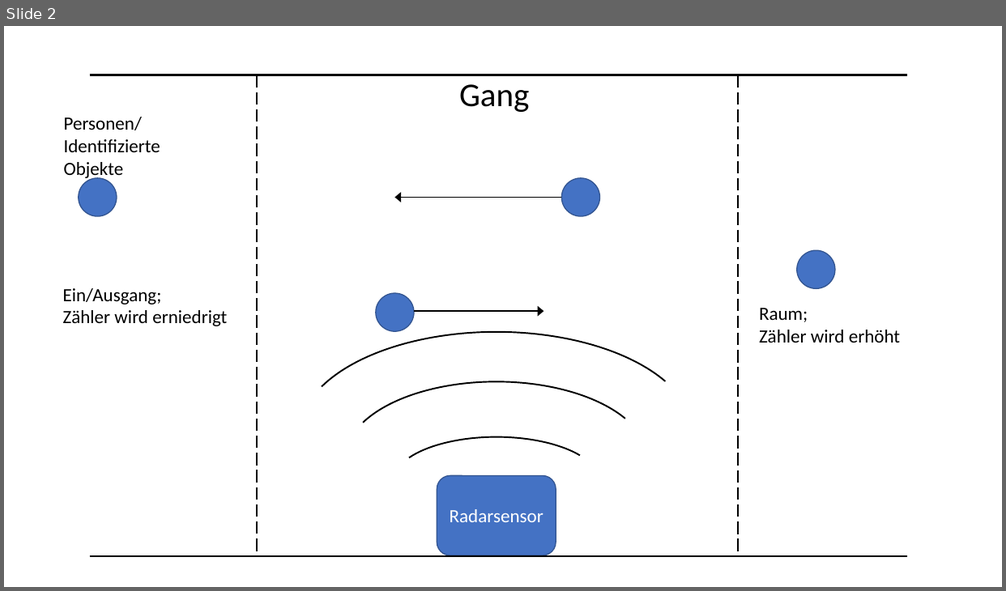
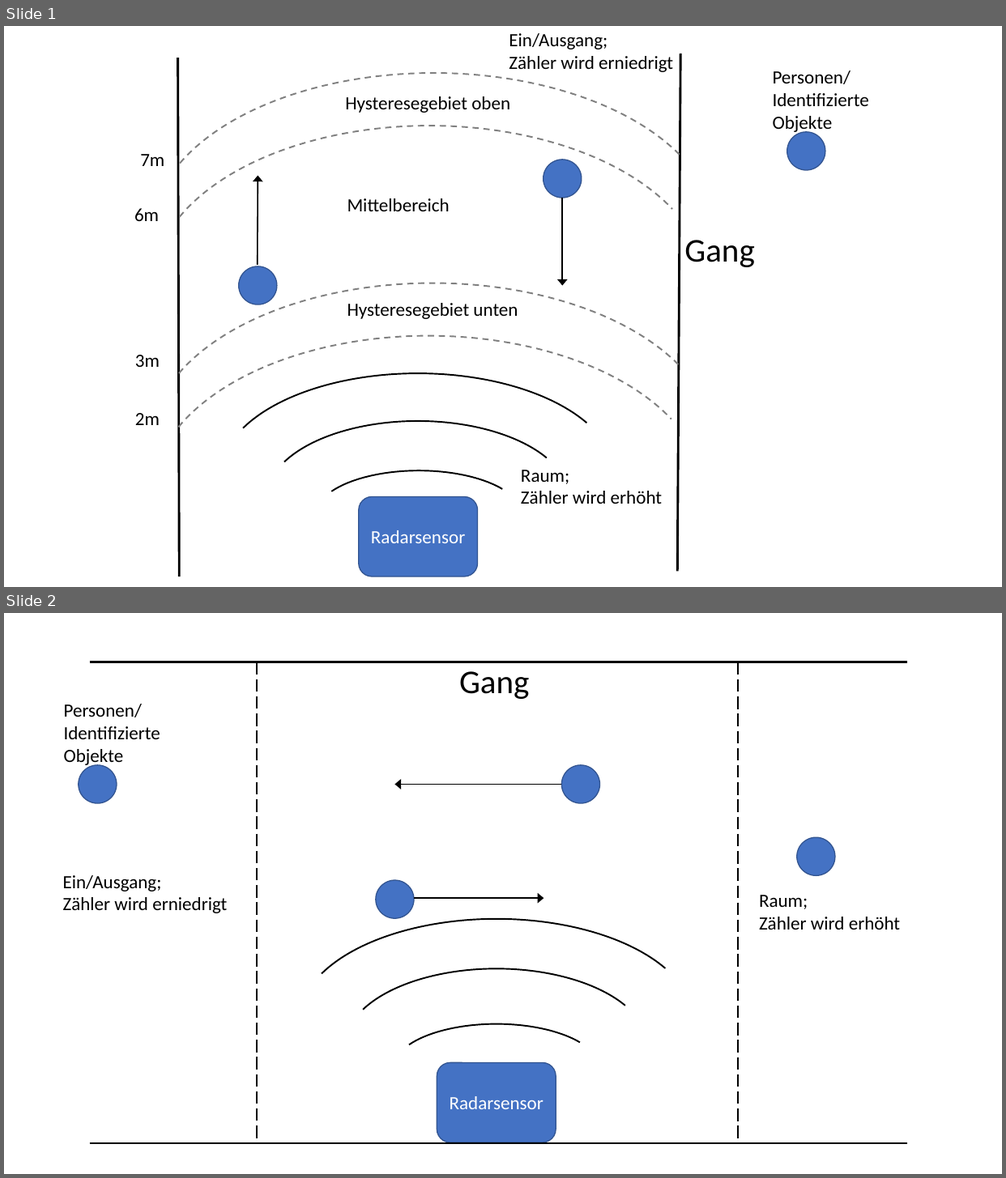
Before and after one commit to 7081869/Matlab_Radar, a slide deck: Ausarbeitung/Versuchsaufbau.pptx. Shown one above the other, each under a label of ours: slide 2 before the commit, slides 1 and 2 after it. The pictures are 1006x591 and 1006x1178 pixels, drawn with LibreOffice and Linux fonts; fonts in the diff are those of the drawing. Boxes give left, top, right and bottom in pixels: in the first picture for what was removed or moved away, otherwise in the second. Text is boxed around its words. In the diff, an @@ line names an element or a change of style, - is before the commit and + after.

```diff
--- a/Ausarbeitung/Versuchsaufbau.pptx
+++ b/Ausarbeitung/Versuchsaufbau.pptx
@@ slide 1 added at (x1=4, y1=26, x2=1002, y2=587), background #FFFFFF @@
@@ text added at (x1=509, y1=33, x2=673, y2=72), 18 pt, text #000000 @@
+Ein/Ausgang;
+Zähler wird erniedrigt
@@ arc (boxed as its full ellipse) added at (x1=151, y1=73, x2=716, y2=395), outline #808080 1.5 pt dashed @@
@@ line added from (177, 58) to (179, 577), #000000 2.25 pt @@
@@ line added from (681, 54) to (678, 572), #000000 2.25 pt @@
@@ text added at (x1=773, y1=71, x2=869, y2=134), 18 pt, text #000000 @@
+Personen/
+Identifizierte Objekte
@@ text added at (x1=345, y1=96, x2=510, y2=113), 18 pt, text #000000 @@
+Hysteresegebiet oben
@@ arc (boxed as its full ellipse) added at (x1=152, y1=126, x2=706, y2=446), outline #808080 1.5 pt dashed @@
@@ ellipse added at (x1=787, y1=132, x2=825, y2=170), fill #4472C4, outline #325491 1 pt @@
@@ text added at (x1=140, y1=154, x2=164, y2=166), 18 pt, text #000000 @@
+7m
@@ ellipse added at (x1=543, y1=160, x2=582, y2=198), fill #4472C4, outline #325491 1 pt @@
@@ arrow added from (257, 265) to (258, 176), #000000 1.25 pt @@
@@ text added at (x1=134, y1=208, x2=159, y2=221), 18 pt, text #000000 @@
+6m
@@ text added at (x1=347, y1=199, x2=450, y2=211), 18 pt, text #000000 @@
+Mittelbereich
@@ arrow added from (562, 199) to (562, 286), #000000 1.25 pt @@
@@ text added at (x1=684, y1=240, x2=754, y2=267), 32 pt, text #000000 @@
+Gang
@@ ellipse added at (x1=239, y1=267, x2=277, y2=305), fill #4472C4, outline #325491 1 pt @@
@@ arc (boxed as its full ellipse) added at (x1=151, y1=284, x2=715, y2=587), outline #808080 1.5 pt dashed @@
@@ text added at (x1=347, y1=303, x2=518, y2=319), 18 pt, text #000000 @@
+Hysteresegebiet unten
@@ arc (boxed as its full ellipse) added at (x1=151, y1=336, x2=705, y2=587), outline #808080 1.5 pt dashed @@
@@ text added at (x1=135, y1=355, x2=160, y2=367), 18 pt, text #000000 @@
+3m
@@ arc (boxed as its full ellipse) added at (x1=219, y1=373, x2=616, y2=580), outline #000000 1.5 pt @@
@@ text added at (x1=135, y1=413, x2=160, y2=425), 18 pt, text #000000 @@
+2m
@@ arc (boxed as its full ellipse) added at (x1=266, y1=421, x2=569, y2=577), outline #000000 1.5 pt @@
@@ arc (boxed as its full ellipse) added at (x1=315, y1=471, x2=522, y2=561), outline #000000 1.5 pt @@
@@ text added at (x1=521, y1=470, x2=662, y2=504), 18 pt, text #000000 @@
+Raum;
+Zähler wird erhöht
@@ rounded rectangle added at (x1=359, y1=497, x2=478, y2=577), fill #4472C4, outline #325491 1 pt, 18 pt, text #FFFFFF @@
+Radarsensor
```
Also in this commit, not shown: 1 slide removed, 3 other files.
